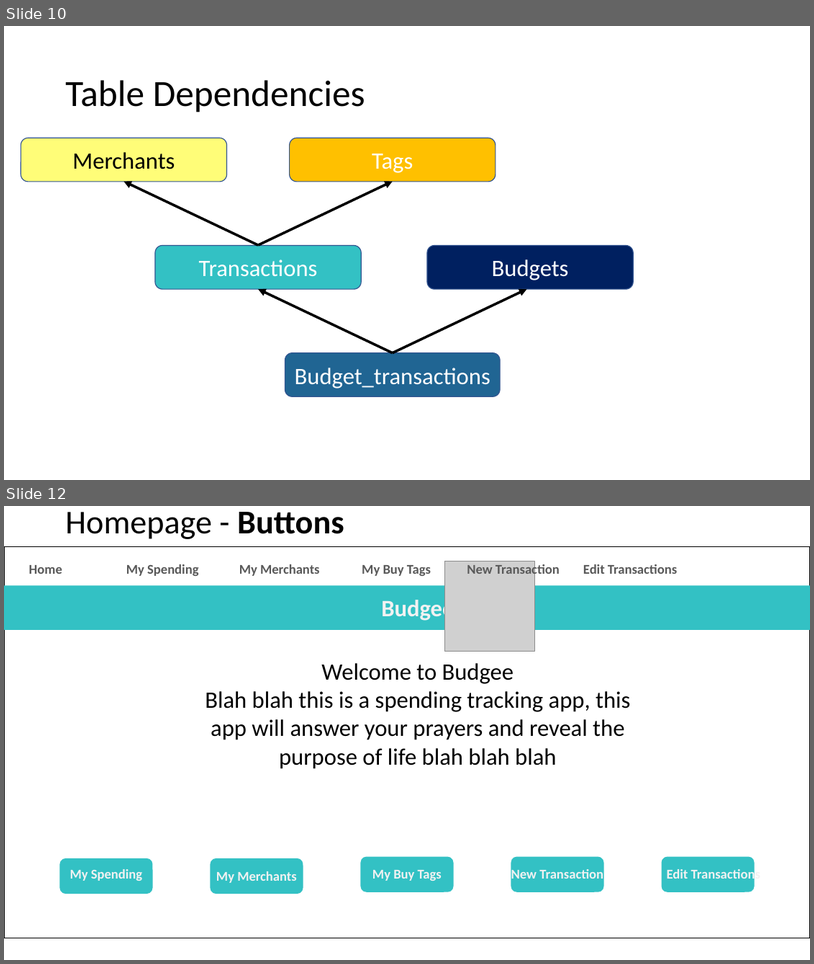
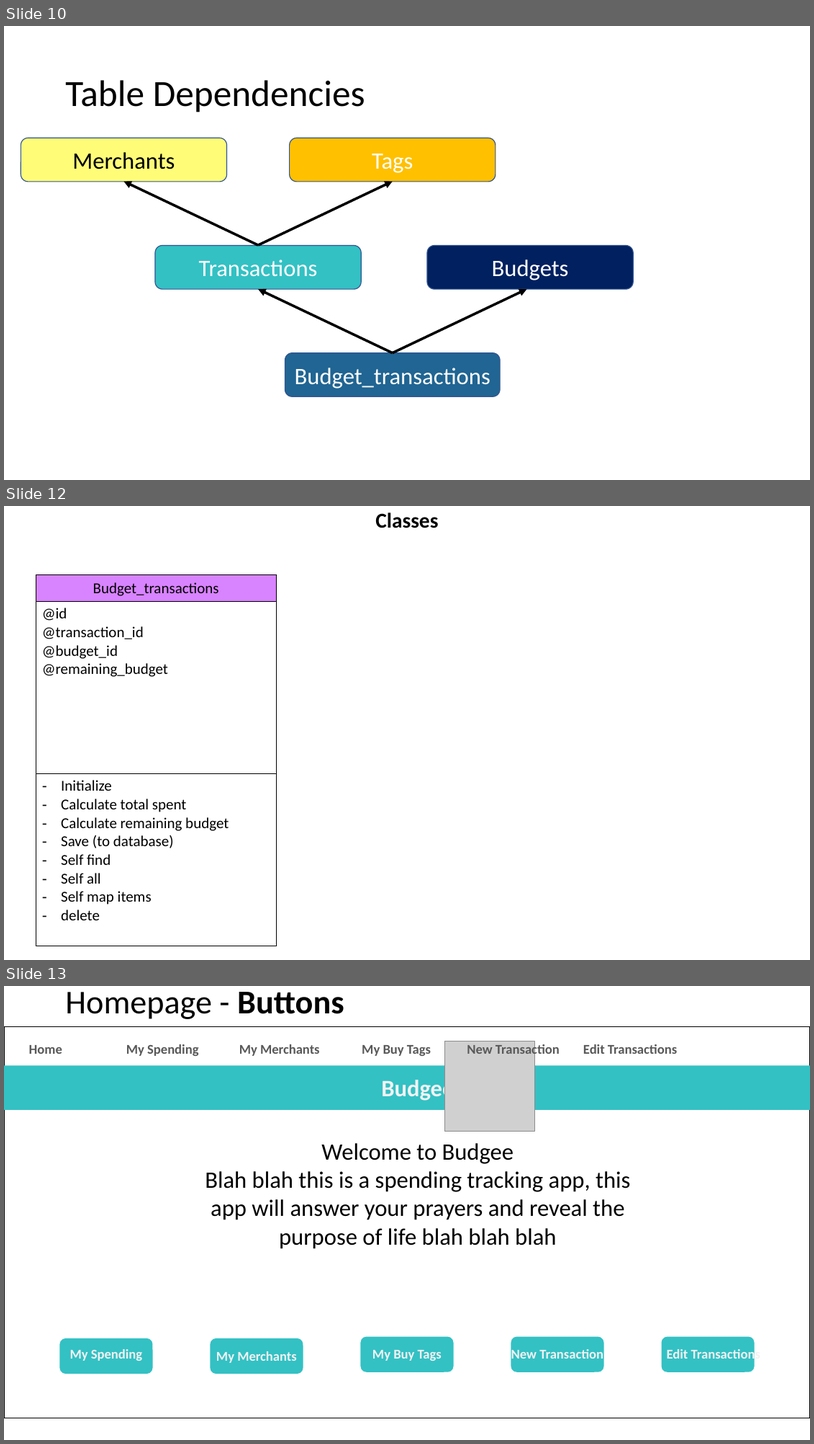
Before and after one commit to catf62/Budgee, a slide deck: Plans_Project_Management/Budget_App_Plan_08Nov2018.pptx. Shown one above the other, each under a label of ours: slides 10 and 12 before the commit, slides 10, 12 and 13 after it; the slides between them are not shown. The pictures are 814x964 and 814x1444 pixels, drawn with LibreOffice and Linux fonts; fonts in the diff are those of the drawing; grey boxes stand for pictures. Boxes give left, top, right and bottom in pixels: in the first picture for what was removed or moved away, otherwise in the second. Text is boxed around its words. In the diff, an @@ line names an element or a change of style, - is before the commit and + after.

Commit message:
rationale behind budget_transaction class, and total spend and remaining budget functions hashed out

```diff
--- a/Plans_Project_Management/Budget_App_Plan_08Nov2018.pptx
+++ b/Plans_Project_Management/Budget_App_Plan_08Nov2018.pptx
@@ slide 12 added at (4,506,810,960), background #FFFFFF @@
@@ title added at (376,512,438,528), 25.2 pt, text #000000, bold @@
+Classes
@@ table added at (36,575,276,943), 3 rows, 1 columns @@
+Budget_transactions
+@id / @transaction_id / @budget_id / @remaining_budget
+Initialize / Calculate total spent / Calculate remaining budget / Save (to database) / Self find / Self all / Self map items / delete
@@ what was slide 12 is now slide 13 @@
```
Also in this commit, not shown: 3 slides changed, 2 other slides added, 2 other files.
